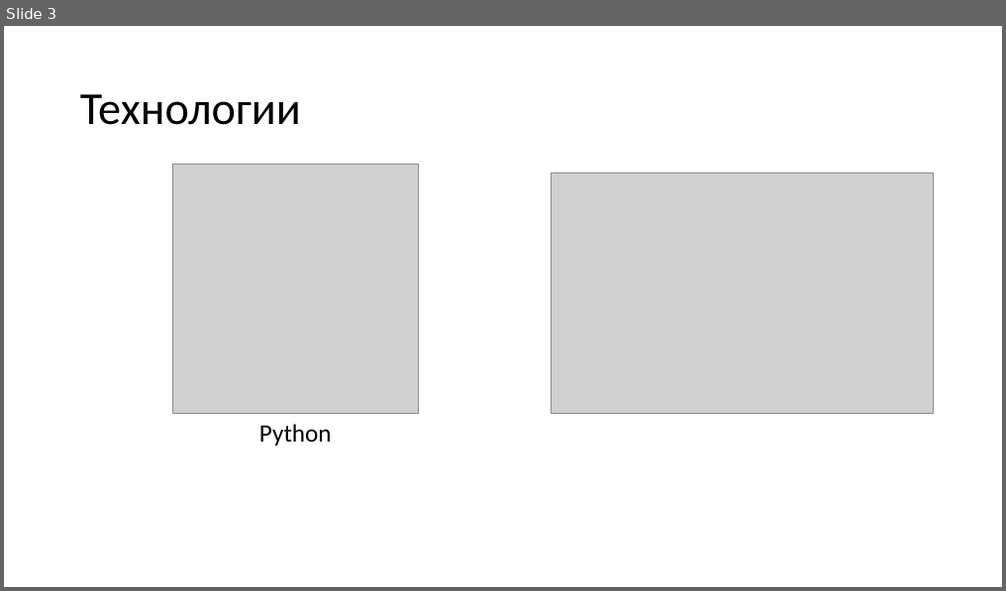
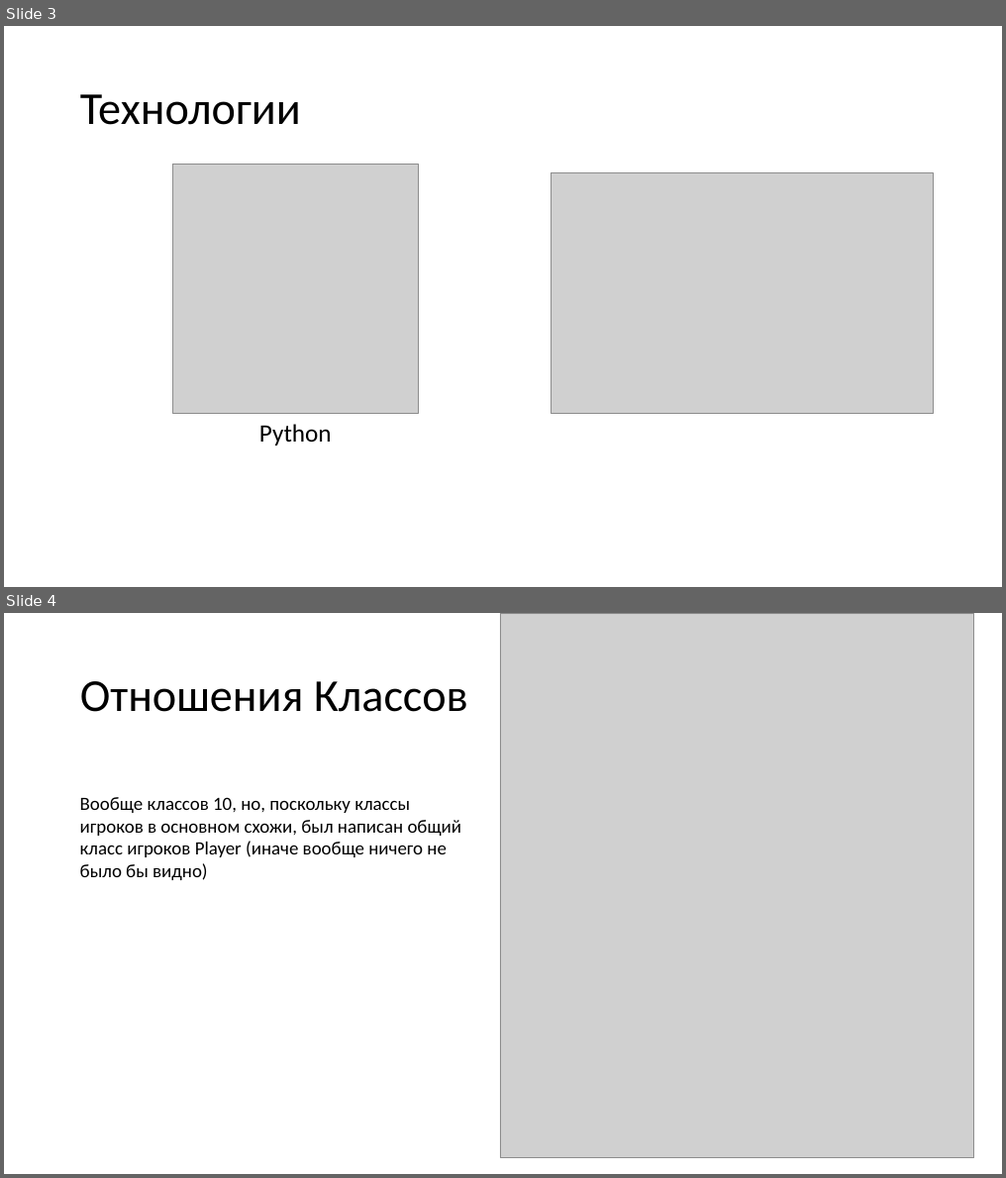
Before and after one commit to Similar3101/Forbidden-Desert-PC-Edition, a slide deck: Презентация.pptx. Shown one above the other, each under a label of ours: slide 3 before the commit, slides 3 and 4 after it. The pictures are 1006x591 and 1006x1178 pixels, drawn with LibreOffice and Linux fonts; fonts in the diff are those of the drawing; grey boxes stand for pictures. Boxes give left, top, right and bottom in pixels: in the first picture for what was removed or moved away, otherwise in the second. Text is boxed around its words. In the diff, an @@ line names an element or a change of style, - is before the commit and + after.

```diff
--- a/Презентация.pptx
+++ b/Презентация.pptx
@@ slide 4 added at [4,613,1002,1174], background #FFFFFF @@
@@ picture added at [500,613,974,1158] @@
@@ title added at [80,681,468,712], 44 pt, text #000000 @@
+Отношения Классов
@@ text added at [80,797,462,880], 18 pt, text #000000 @@
+Вообще классов 10, но, поскольку классы игроков в основном схожи, был написан общий класс игроков Player (иначе вообще ничего не было бы видно)
```
Also in this commit, not shown: 2 slides changed, 1 other slide added, 1 slide removed, 39 other files.
